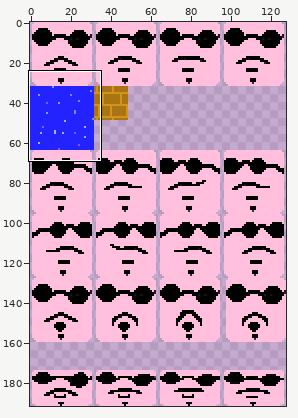
Sprite sheet: images/spritesheet.png. The first picture is a wide view before the edit; the outline marks the close-up.
Close-up. Earlier state:
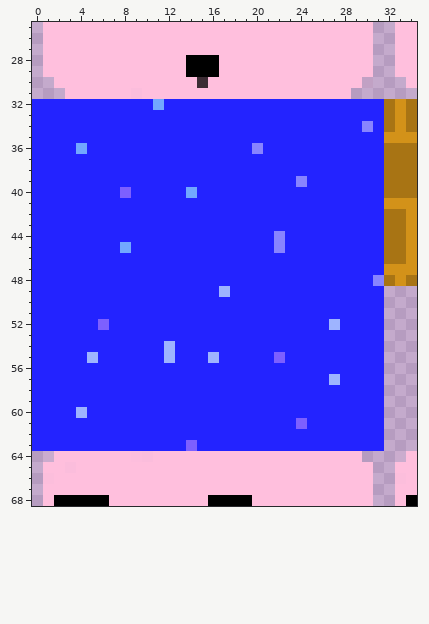
The file is 128x192 pixels. Pixels under 10% opacity are left out. Colours within 5 levels of each other are drawn and written as one. Shown: x 0..34, y 25..68.
And afterwards:
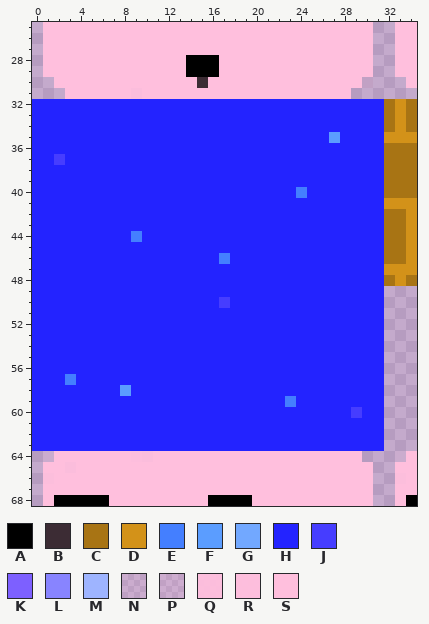
Palette (. is transparent): A #000000  B #3c2c34  C #a87414  D #d39219  E #447fff  F #5b9dff  G #72a8ff  H #2323ff  J #463dff  K #7d60ff  L #8884ff  M #9eb4ff  N #ffbfdd1d  P #ffbfdd27  Q #ffbfddf2  R #ffbfddf8  S #ffbfdd
Edits made:
y 32: x 11 G -> H
y 34: x 30 L -> H
y 35: x 27 H -> F
y 36: x 4 G -> H; x 20 L -> H
y 37: x 2 H -> J
y 39: x 24 L -> H
y 40: x 8 K -> H; x 14 G -> H; x 24 H -> E
y 44: x 9 H -> E; x 22 L -> H
y 45: x 8 G -> H; x 22 L -> H
y 46: x 17 H -> E
y 48: x 31 L -> H
y 49: x 17 M -> H
y 50: x 17 H -> J
y 52: x 6 K -> H; x 27 M -> H
y 54: x 12 M -> H
y 55: x 5 M -> H; x 12 M -> H; x 16 M -> H; x 22 K -> H
y 57: x 3 H -> E; x 27 M -> H
y 58: x 8 H -> F
y 59: x 23 H -> E
y 60: x 4 M -> H; x 29 H -> J
y 61: x 24 K -> H
y 63: x 14 K -> H
